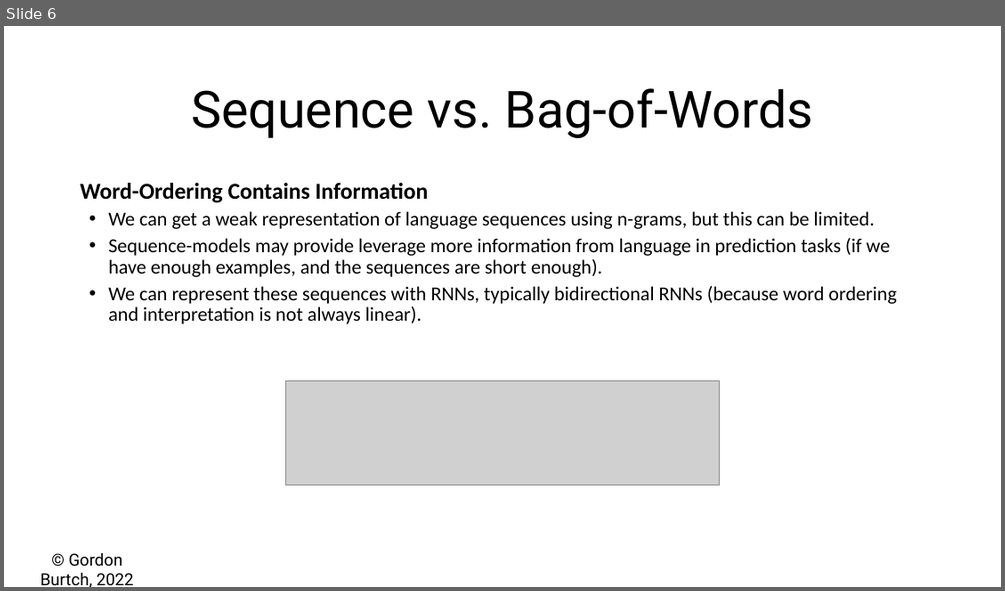
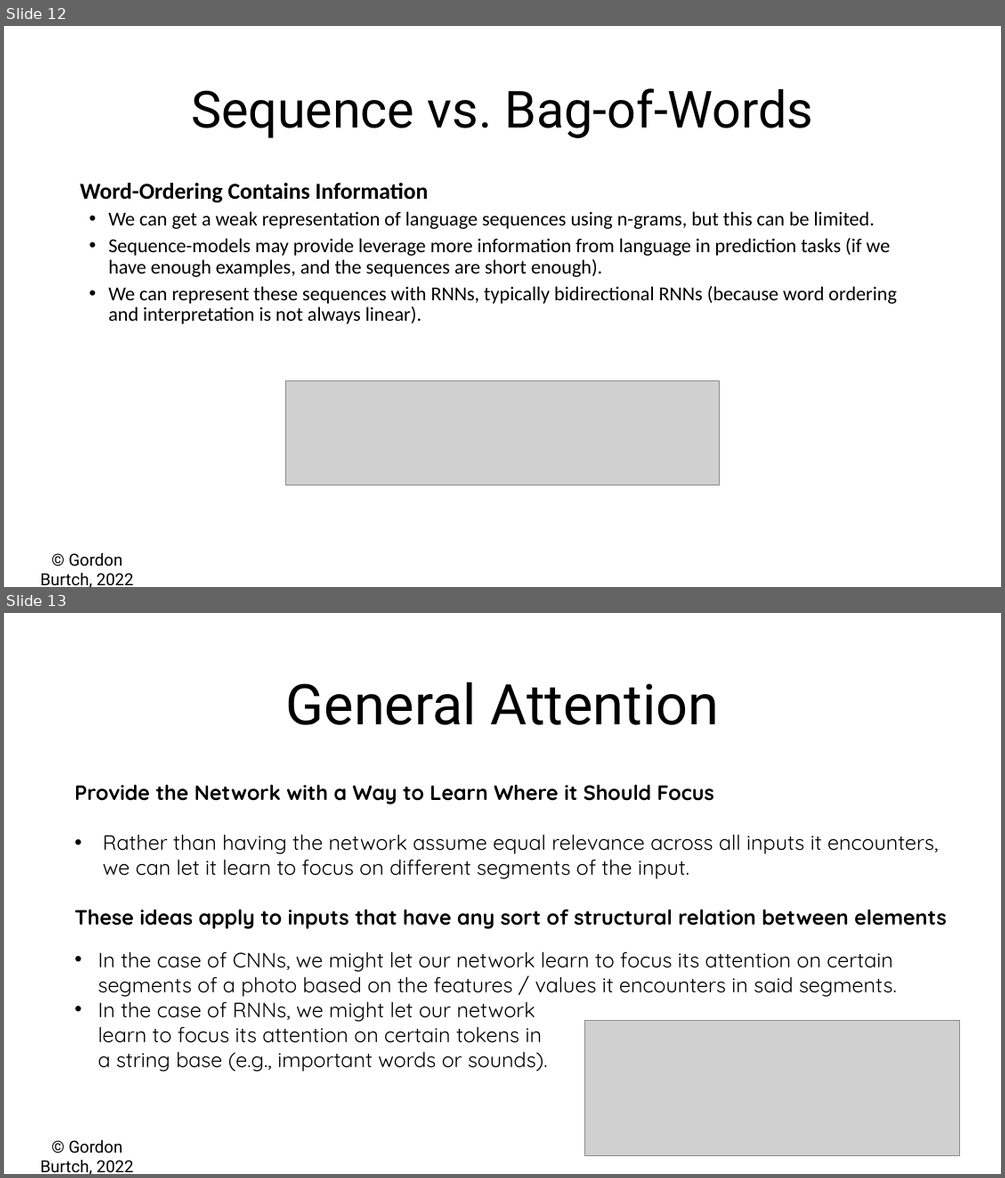
Before and after one commit to gburtch/BA865-2023, a slide deck: Lecture Materials/E/7_b - RNNs for Text.pptx. Shown one above the other, each under a label of ours: slide 6 before the commit, slides 12 and 13 after it. The pictures are 1005x591 and 1005x1178 pixels, drawn with LibreOffice and Linux fonts; fonts in the diff are those of the drawing; grey boxes stand for pictures. Boxes give left, top, right and bottom in pixels: in the first picture for what was removed or moved away, otherwise in the second. Text is boxed around its words. In the diff, an @@ line names an element or a change of style, - is before the commit and + after.

```diff
--- a/Lecture Materials/E/7_b - RNNs for Text.pptx
+++ b/Lecture Materials/E/7_b - RNNs for Text.pptx
@@ slide 13 added at bbox=[4, 613, 1001, 1174], background #FFFFFF; not listed: 1 template element that a slide beside it also shows @@
@@ text added at bbox=[286, 682, 719, 725], 54 pt, text #000000 @@
+General Attention
@@ text added at bbox=[74, 784, 946, 1071], 20 pt, text #000000 @@
+Provide the Network with a Way to Learn Where it Should Focus
+• Rather than having the network assume equal relevance across all inputs it encounters, we can let it learn to focus on different segments of the input.
+These ideas apply to inputs that have any sort of structural relation between elements
+• In the case of CNNs, we might let our network learn to focus its attention on certain segments of a photo based on the features / values it encounters in said segments.
+• In the case of RNNs, we might let our network
+  learn to focus its attention on certain tokens in
+  a string base (e.g., important words or sounds).
@@ picture added at bbox=[585, 1020, 960, 1156] @@
@@ what was slide 6 is now slide 12 @@
```
Also in this commit, not shown: 2 slides changed, 2 other slides added, 1 slide removed, 4 other files.
